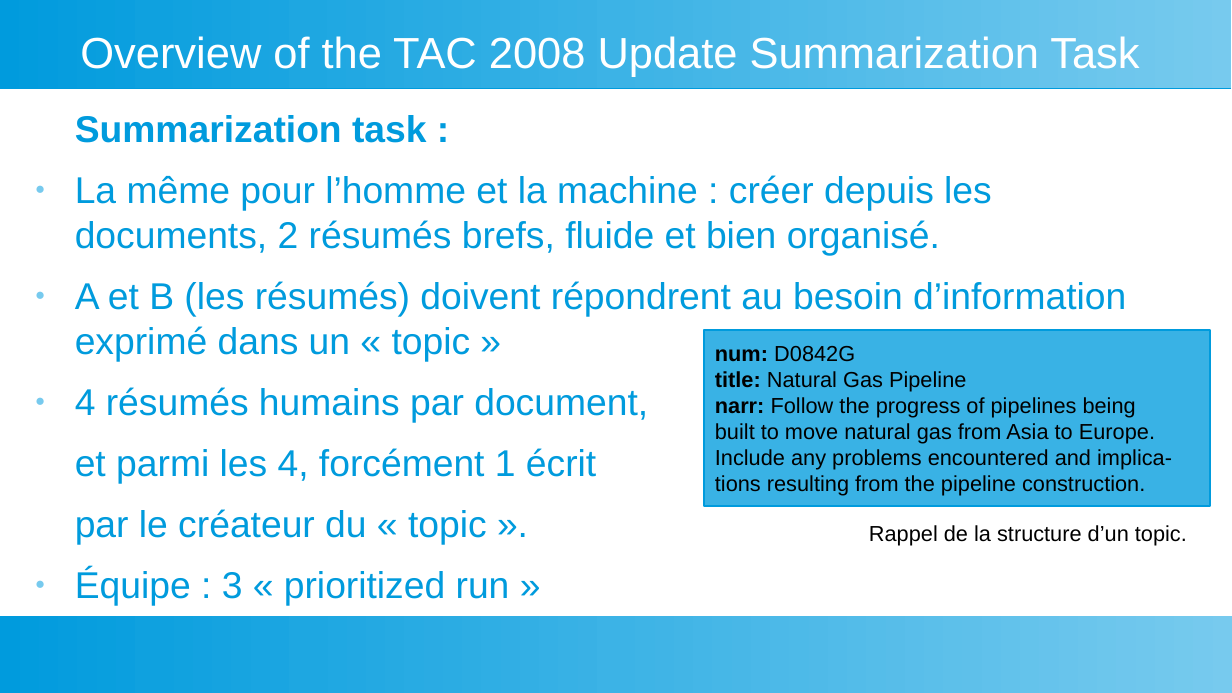
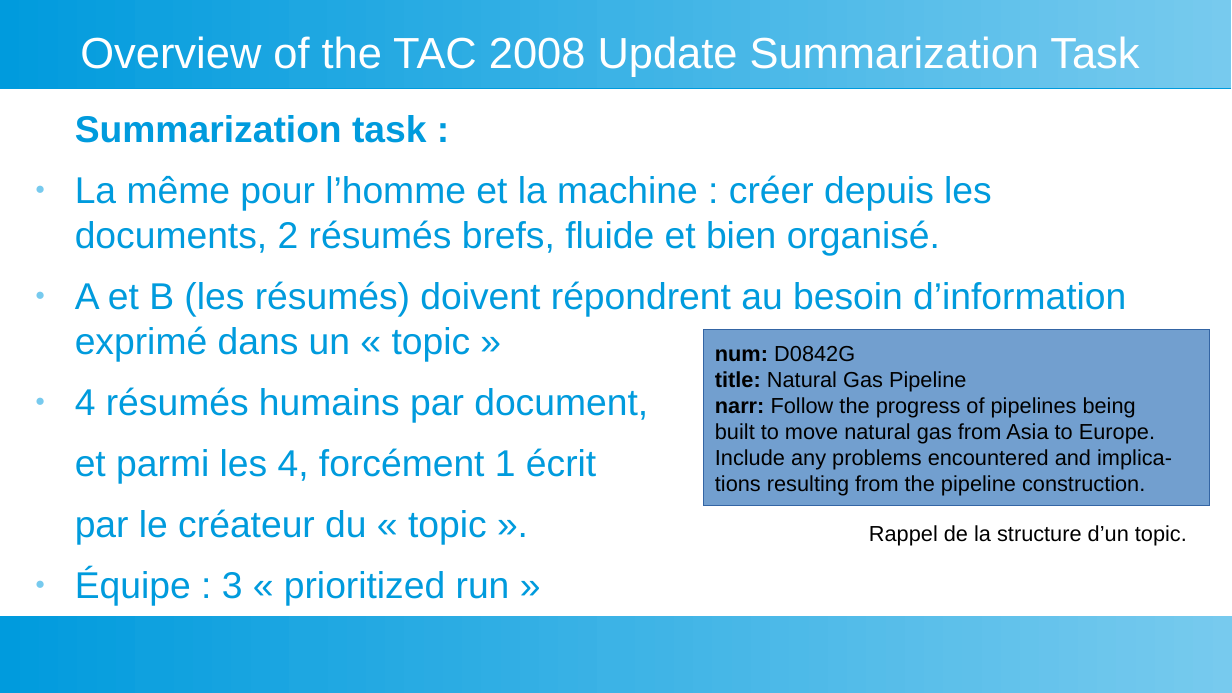
Before and after one commit to fannybachey/stage_2024, a slide deck: slide 5 of presentation/presentation_2.odp. Drawn at 1232x693 pixels with LibreOffice and Linux fonts; fonts in the diff are those of the drawing. Boxes give left, top, right and bottom in pixels: in the first picture for what was removed or moved away, otherwise in the second. Text is boxed around its words. In the diff, an @@ line names an element or a change of style, - is before the commit and + after.

```diff
--- a/presentation/presentation_2.odp
+++ b/presentation/presentation_2.odp
@@ rectangle "num: D0842G" at bbox=[704, 330, 1211, 505]: fill #39B2E5 to #729FCF; outline #009BDD 1.42 pt to #3465A4 0 pt @@
```
Also in this commit, not shown: 3 other slides changed, 1 slide added, 8 other files.
